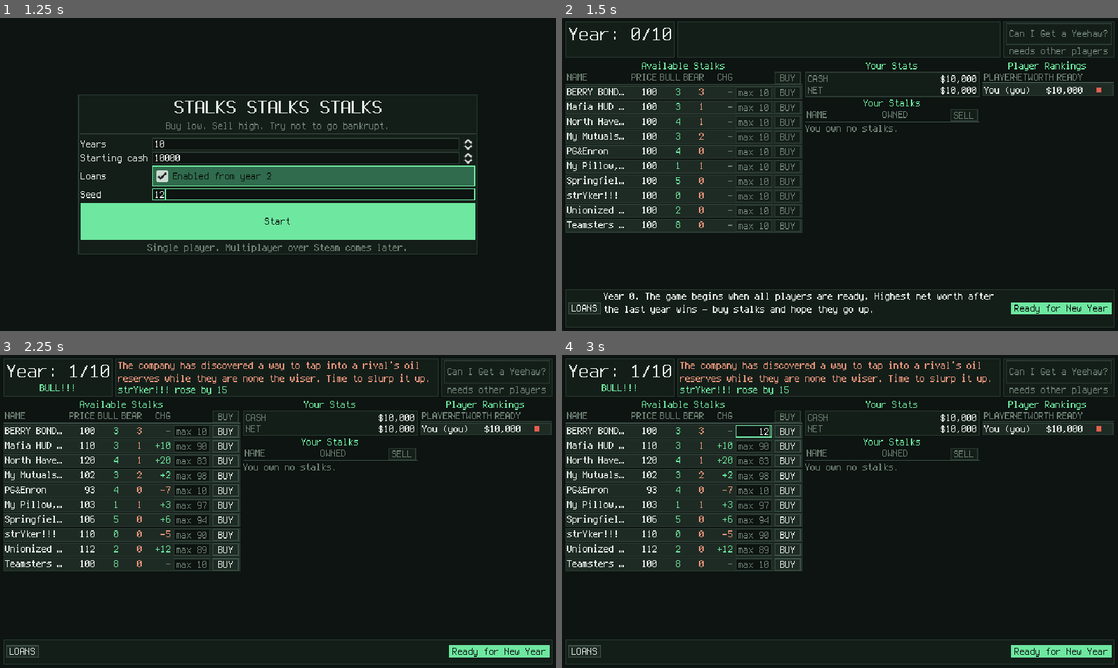
Above: before the commit, frames 1-4 (two rows, left to right).
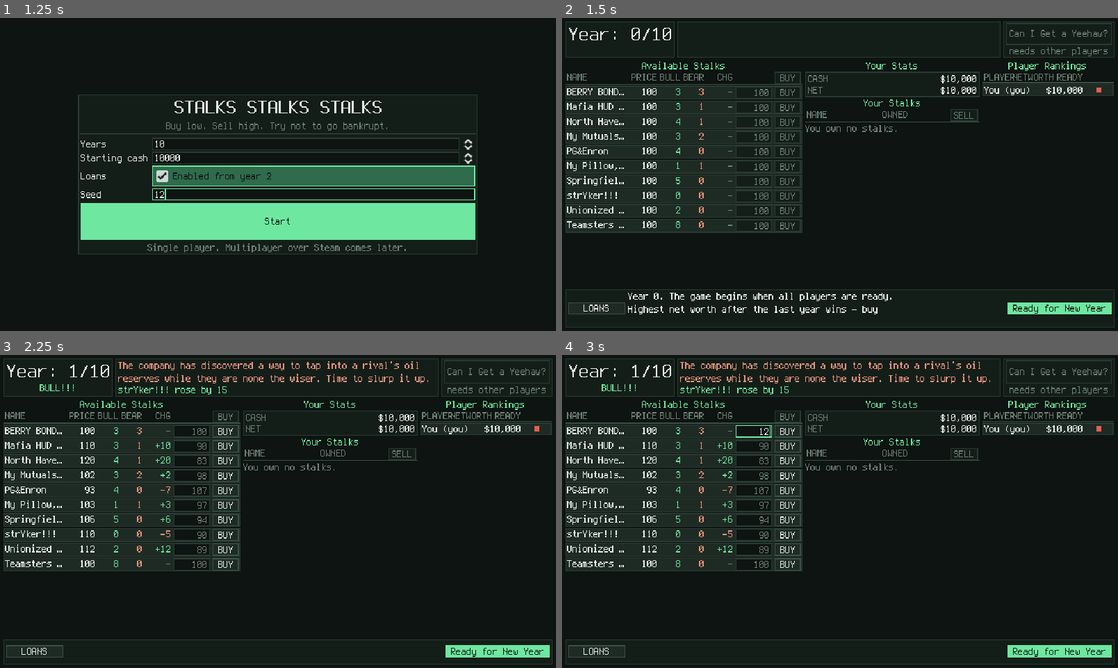
Above: after the commit, the same moments.

Repository: FatRodzianko/Stalks-Godot-Port
Game: Godot game, scene res://src/ui/screens/main/main.tscn
Two runs of this game, one before a commit and one after it. Both use one fixed random seed, a clock stepped at 60 frames per second and the inputs below.
Inputs (mouse positions are in pixels of both pictures, inside the frame that each line leads up to):
- Up to frame 1 (1.25 s): click (311, 193) at 0.52 s; type "12" at 0.6 s
- Up to frame 2 (1.5 s): click "Start" at 1.25 s
- Up to frame 3 (2.25 s): click "Ready for New Year" at 2 s
- Up to frame 4 (3 s): click (756, 430) at 2.77 s; type "12" at 2.85 s

Frame 1 is identical in both runs. In frame 2, 1.4% of the frame differs, in the area x 1-99%, y 22-95%; in frame 3, 0.4%; in frame 4, 0.4%.

Commit message:
Fix the clipped max hint and crowded bottom bar
The amount field is seven characters wide, so a placeholder of "max N"
left room for only three digits and anything larger was cut off. Show the
bare number instead and move the wording to the tooltip, where there is
room for it. Reported from play-testing.

Give the bottom bar room: the loans button had no minimum width and was
squashed between the message text and the ready button. Both buttons now
have minimums and the message area takes a fixed share of what is left, so
the text is narrower and the buttons keep their shape.

Also record an outstanding request: readying up with a loan payment due
should ask for confirmation first. That is not a change to the advisory
rule in game-rules.md 9.5 but how it should have been implemented — the
rule is that the game must never penalise a player for something it hid
from them while never taking the choice away, and a confirmation does
both. The current bottom-bar nag is easy to miss, which is the failure the
rule exists to prevent. Noted in porting-plan.md for the polish pass.

Co-Authored-By: Claude Opus 5 <noreply@anthropic.com>

Diff:
--- a/src/ui/screens/gameplay/gameplay_screen.tscn
+++ b/src/ui/screens/gameplay/gameplay_screen.tscn
@@ -265,6 +265,7 @@
 [node name="LoanButton" type="Button" parent="Root/BottomBar/Bar"]
 unique_name_in_owner = true
 visible = false
+custom_minimum_size = Vector2(66, 0)
 layout_mode = 2
 size_flags_vertical = 4
 text = "LOANS"
@@ -272,6 +273,7 @@
 [node name="Messages" type="VBoxContainer" parent="Root/BottomBar/Bar"]
 layout_mode = 2
 size_flags_horizontal = 3
+size_flags_stretch_ratio = 3.0
 theme_type_variation = &"TightVBox"
 
 [node name="LoanNag" type="Label" parent="Root/BottomBar/Bar/Messages"]
@@ -297,8 +299,14 @@
 autowrap_mode = 3
 max_lines_visible = 1
 
+[node name="Gutter" type="Control" parent="Root/BottomBar/Bar"]
+layout_mode = 2
+size_flags_horizontal = 3
+size_flags_stretch_ratio = 1.0
+
 [node name="ReadyButton" type="Button" parent="Root/BottomBar/Bar"]
 unique_name_in_owner = true
+custom_minimum_size = Vector2(120, 0)
 layout_mode = 2
 size_flags_vertical = 4
 theme_type_variation = &"PrimaryButton"
--- a/src/ui/widgets/holding_row.gd
+++ b/src/ui/widgets/holding_row.gd
@@ -55,7 +55,10 @@
 	# The full name is shown, and scrolls on hover when it does not fit.
 	_name_label.set_full_text(stalk.definition.display_name)
 	_owned_label.text = str(shares_held)
-	_amount_field.placeholder_text = "max %d" % shares_held
+	# Just the number — the field is too narrow for "max N" plus more than three
+	# digits. The word lives in the tooltip.
+	_amount_field.placeholder_text = str(shares_held)
+	_amount_field.tooltip_text = "Most you can sell: %d" % shares_held
 
 
 func set_trading_open(is_open: bool) -> void:
--- a/src/ui/widgets/stalk_row.gd
+++ b/src/ui/widgets/stalk_row.gd
@@ -111,10 +111,16 @@
 	)
 
 
+## Shows the affordable maximum as the field's placeholder.
+##
+## Just the number, not "max N": the field is seven characters wide, so "max "
+## left room for only three digits and anything larger was cut off. The word is
+## carried by the tooltip instead, where there is room for it.
 func set_affordable_hint(maximum: int) -> void:
 	if _is_header or _is_bankrupt:
 		return
-	_amount_field.placeholder_text = "max %d" % maximum
+	_amount_field.placeholder_text = str(maximum)
+	_amount_field.tooltip_text = "Most you can afford: %d" % maximum
 
 
 func shares_entered() -> int:
--- a/tests/unit/test_gameplay_screen.gd
+++ b/tests/unit/test_gameplay_screen.gd
@@ -158,7 +158,8 @@
 	var stalk: StalkState = _first_tradable_stalk()
 	var row: StalkRow = _screen.stalk_row_for(stalk.id)
 	var expected: int = TradeRules.max_affordable(_player(), stalk)
-	assert_eq((row.get_node("%Amount") as LineEdit).placeholder_text, "max %d" % expected)
+	assert_eq((row.get_node("%Amount") as LineEdit).placeholder_text, str(expected),
+		"just the number: the field is too narrow for \"max N\" plus digits")
 
 
 func test_the_amount_field_clears_after_a_successful_buy() -> void:
Not shown, changed: docs/porting-plan.md
